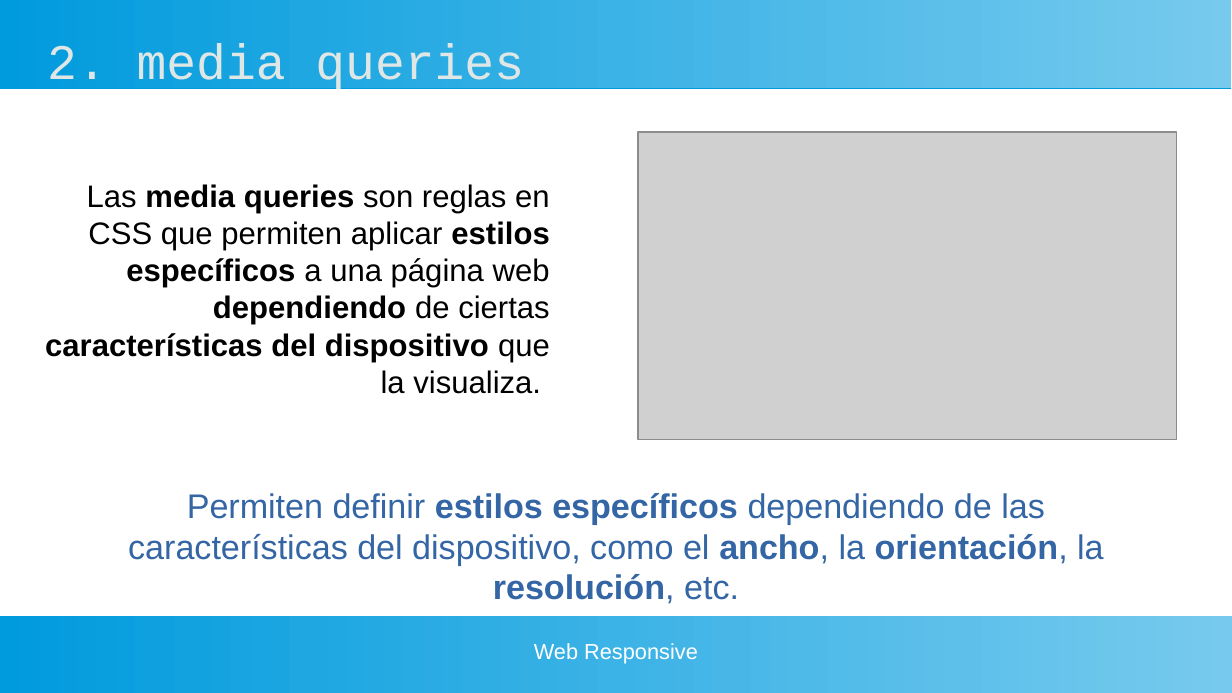
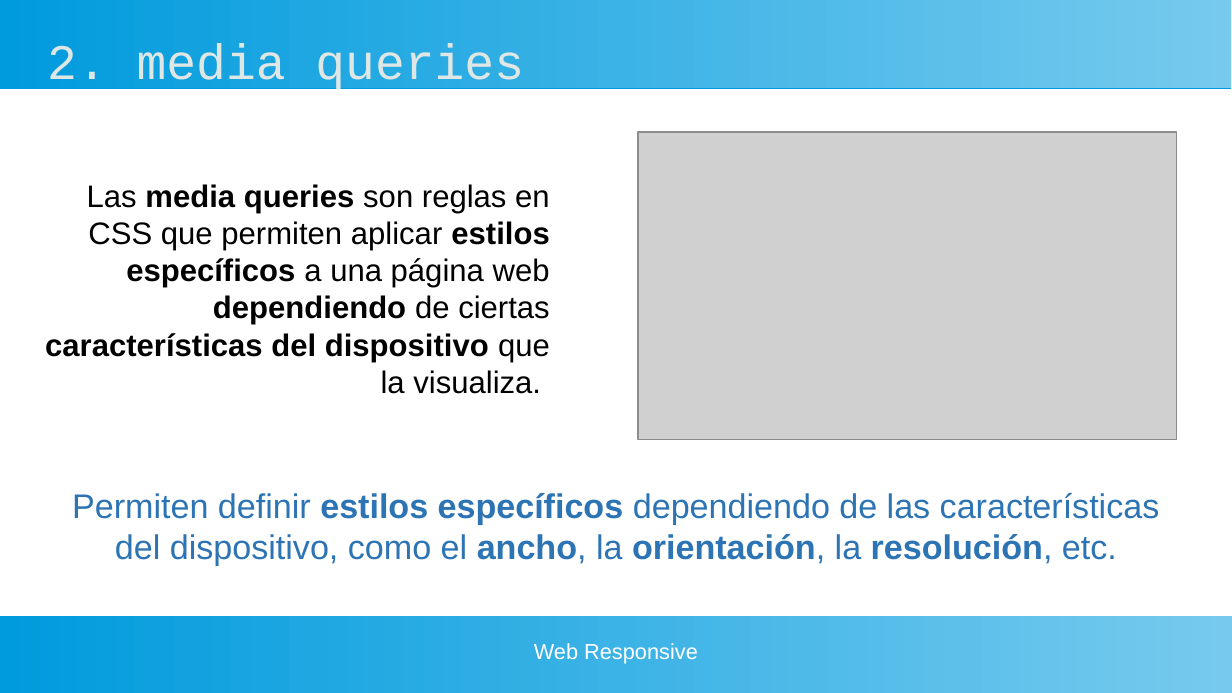
Before and after one commit to gaizkamg/HTML-CSS-Entregable, a slide deck: slide 9 of Presentacion/presentacion-responsive.odp. Drawn at 1232x693 pixels with LibreOffice and Linux fonts; fonts in the diff are those of the drawing; grey boxes stand for pictures. Boxes give left, top, right and bottom in pixels: in the first picture for what was removed or moved away, otherwise in the second. Text is boxed around its words. In the diff, an @@ line names an element or a change of style, - is before the commit and + after.

```diff
--- a/Presentacion/presentacion-responsive.odp
+++ b/Presentacion/presentacion-responsive.odp
@@ text "Permiten definir estilos específicos dependiendo ...": place and size @@
-text "Permiten definir estilos específicos dependiendo ..." at <box>128,493,1104,604</box>
+text "Permiten definir estilos específicos dependiendo ..." at <box>72,493,1160,565</box>
@@ text "Permiten definir estilos específicos dependiendo ..." at <box>72,493,1160,565</box>: text colour #3465A4 to #2D74B5; less space between paragraphs @@
```
Also in this commit, not shown: 8 other slides changed, 5 other files.
